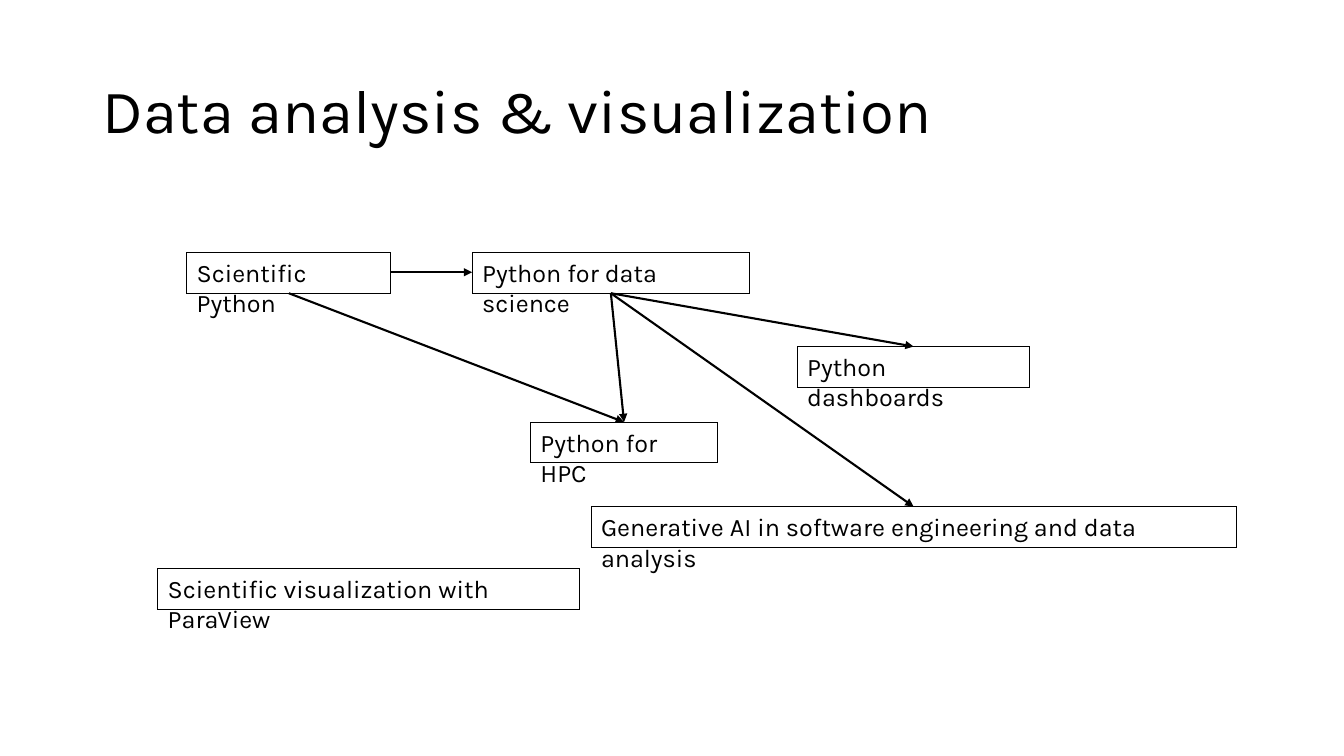
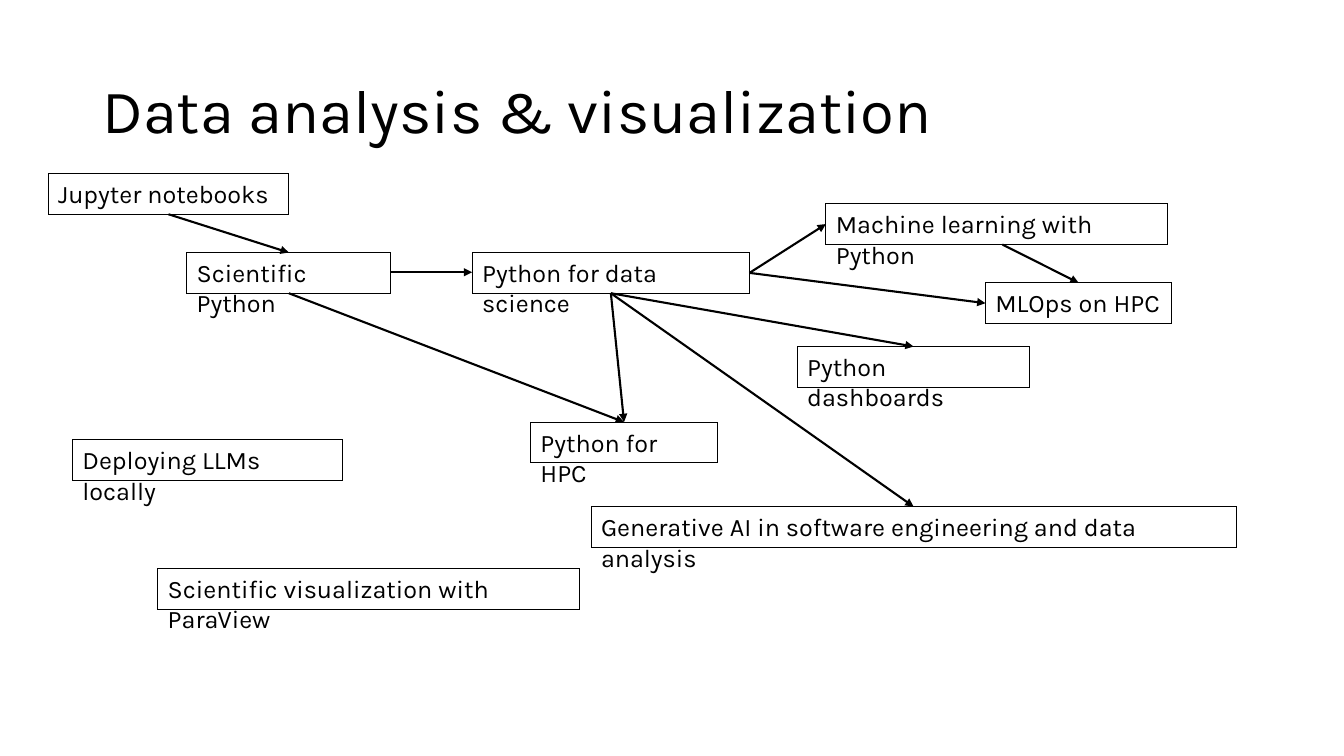
Before and after one commit to gjbex/Training-sessions, a slide deck: slide 13 of scientific_computing_skills_and_trainings.pptx (slide 12 before the commit). Drawn at 1344x756 pixels with LibreOffice and Linux fonts; fonts in the diff are those of the drawing. Boxes give left, top, right and bottom in pixels: in the first picture for what was removed or moved away, otherwise in the second. Text is boxed around its words. In the diff, an @@ line names an element or a change of style, - is before the commit and + after.

```diff
--- a/scientific_computing_skills_and_trainings.pptx
+++ b/scientific_computing_skills_and_trainings.pptx
@@ rectangle added at bbox=[48, 173, 289, 214], outline #000000 0.75 pt, 18 pt, text #000000 @@
+Jupyter notebooks
@@ rectangle added at bbox=[826, 204, 1168, 244], outline #000000 0.75 pt, 18 pt, text #000000 @@
+Machine learning with Python
@@ arrow added from (168, 215) to (289, 253), #000000 1.5 pt @@
@@ arrow added from (750, 273) to (826, 224), #000000 1.5 pt @@
@@ arrow added from (1002, 245) to (1079, 283), #000000 1.5 pt @@
@@ arrow added from (750, 273) to (986, 303), #000000 1.5 pt @@
@@ rectangle added at bbox=[986, 283, 1173, 324], outline #000000 0.75 pt, 18 pt, text #000000 @@
+MLOps on HPC
@@ rectangle added at bbox=[73, 440, 343, 480], outline #000000 0.75 pt, 18 pt, text #000000 @@
+Deploying LLMs locally
```
Also in this commit, not shown: 6 other slides changed, 1 slide added.
